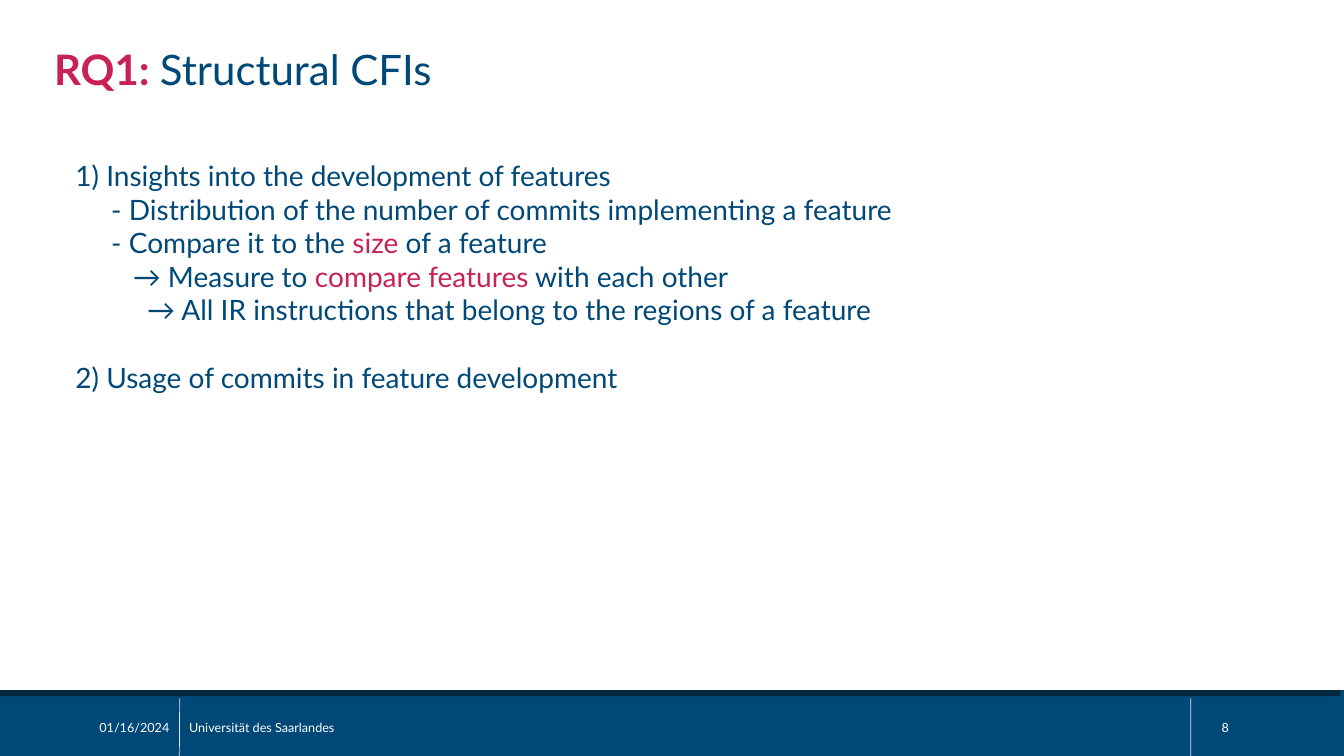
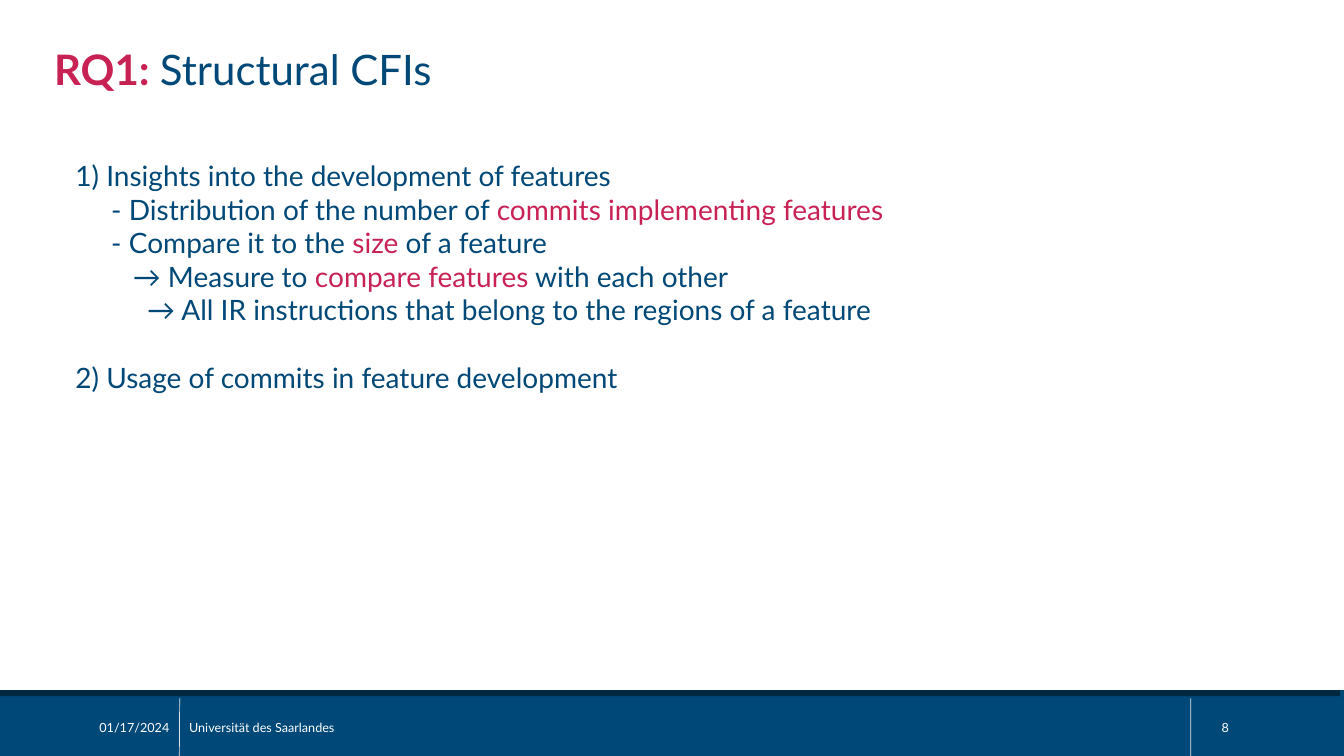
Before and after one commit to sisteu56/bachelor, a slide deck: slide 8 of pres/bachelor_thesis_pres.odp. Drawn at 1344x756 pixels with LibreOffice and Linux fonts; fonts in the diff are those of the drawing. Boxes give left, top, right and bottom in pixels: in the first picture for what was removed or moved away, otherwise in the second. Text is boxed around its words. In the diff, an @@ line names an element or a change of style, - is before the commit and + after.

```diff
--- a/pres/bachelor_thesis_pres.odp
+++ b/pres/bachelor_thesis_pres.odp
@@ text at (129, 199, 883, 225): text changed; text colour #004877 to #C82254 @@
-- Distribution of the number of commits implementing a feature
+- Distribution of the number of commits implementing features
@@ text at (99, 723, 169, 733): text changed @@
-01/16/2024
+01/17/2024
```
Also in this commit, not shown: 24 other slides changed, 1 slide added, 2 slides removed.
